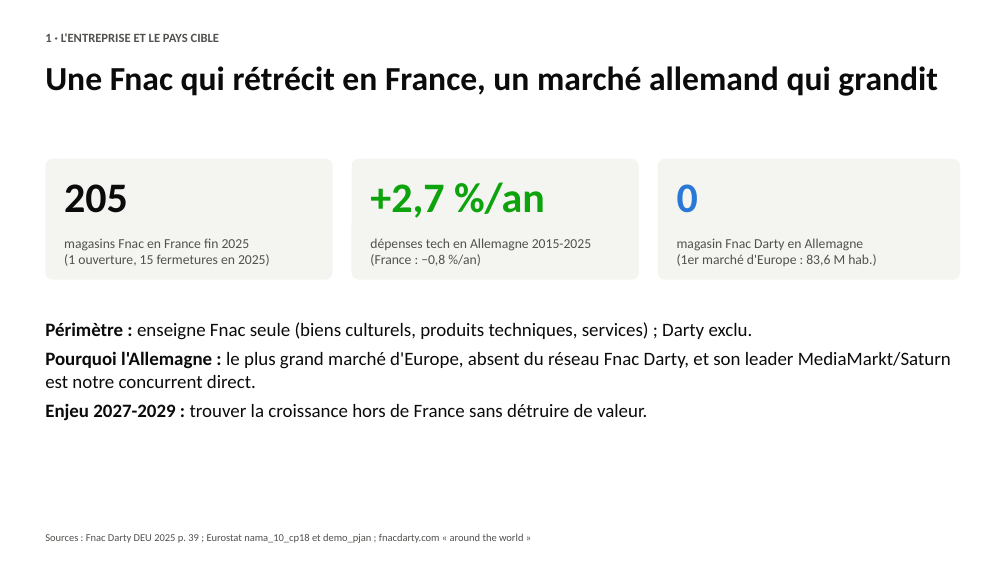
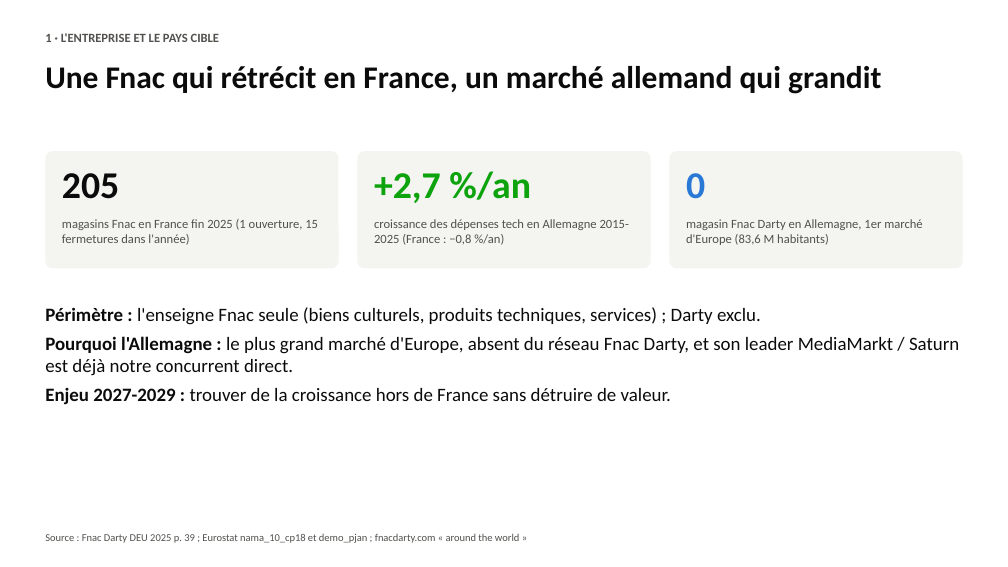
Before and after one commit to romane13long-source/fnac-expansion-allemagne, a slide deck: slide 2 of docs/Comex_Fnac_Allemagne.pptx. Drawn at 1008x567 pixels with LibreOffice and Linux fonts; fonts in the diff are those of the drawing. Boxes give left, top, right and bottom in pixels: in the first picture for what was removed or moved away, otherwise in the second. Text is boxed around its words. In the diff, an @@ line names an element or a change of style, - is before the commit and + after.

Commit message:
Slides refaites (11, fond blanc) sur le dashboard v2 : dépense par habitant, prix France vs Allemagne, 7 villes candidates, rentabilité étape par étape, capacité financière, Go sous conditions en conclusion, IA et limites ; README à jour

```diff
--- a/docs/Comex_Fnac_Allemagne.pptx
+++ b/docs/Comex_Fnac_Allemagne.pptx
@@ text "Une Fnac qui rétrécit en ..." at [45, 66, 881, 94]: size 32 to 30 pt @@
@@ rounded rectangle: place and size @@
-rounded rectangle at [45, 159, 333, 280]
+rounded rectangle at [45, 151, 339, 268]
@@ text "205": place and size @@
-text "205" at [64, 184, 128, 213]
+text "205" at [62, 173, 119, 199]
@@ rounded rectangle: place and size @@
-rounded rectangle at [352, 159, 639, 280]
+rounded rectangle at [358, 151, 651, 268]
@@ size 40 to 36 pt in 3 elements at [686, 173, 705, 199], [62, 173, 119, 199], [374, 171, 531, 203] @@
@@ text "+2,7 %/an": place and size @@
-text "+2,7 %/an" at [370, 182, 545, 218]
+text "+2,7 %/an" at [374, 171, 531, 203]
@@ rounded rectangle: place and size @@
-rounded rectangle at [658, 159, 960, 280]
+rounded rectangle at [670, 151, 963, 268]
@@ text "0": place and size @@
-text "0" at [677, 184, 698, 213]
+text "0" at [686, 173, 705, 199]
@@ text at [62, 219, 318, 245]: text changed; size 13 to 12 pt @@
-magasins Fnac en France fin 2025
-(1 ouverture, 15 fermetures en 2025)
+magasins Fnac en France fin 2025 (1 ouverture, 15 fermetures dans l'année)
@@ text at [374, 219, 629, 245]: text changed; size 13 to 12 pt @@
-dépenses tech en Allemagne 2015-2025
-(France : −0,8 %/an)
+croissance des dépenses tech en Allemagne 2015-2025 (France : −0,8 %/an)
@@ text at [686, 219, 922, 245]: text changed; size 13 to 12 pt @@
-magasin Fnac Darty en Allemagne
-(1er marché d'Europe : 83,6 M hab.)
+magasin Fnac Darty en Allemagne, 1er marché d'Europe (83,6 M habitants)
@@ text at [45, 307, 959, 404]: text changed @@
-Périmètre : enseigne Fnac seule (biens culturels, produits techniques, services) ; Darty exclu.
-Pourquoi l'Allemagne : le plus grand marché d'Europe, absent du réseau Fnac Darty, et son leader MediaMarkt/Saturn est notre concurrent direct.
-Enjeu 2027-2029 : trouver la croissance hors de France sans détruire de valeur.
+Périmètre : l'enseigne Fnac seule (biens culturels, produits techniques, services) ; Darty exclu.
+Pourquoi l'Allemagne : le plus grand marché d'Europe, absent du réseau Fnac Darty, et son leader MediaMarkt / Saturn est déjà notre concurrent direct.
+Enjeu 2027-2029 : trouver de la croissance hors de France sans détruire de valeur.
@@ text at [45, 534, 519, 543]: text changed @@
-Sources : Fnac Darty DEU 2025 p. 39 ; Eurostat nama_10_cp18 et demo_pjan ; fnacdarty.com « around the world »
+Source : Fnac Darty DEU 2025 p. 39 ; Eurostat nama_10_cp18 et demo_pjan ; fnacdarty.com « around the world »
```
Also in this commit, not shown: 8 other slides changed, 2 slides added, 3 other files.
